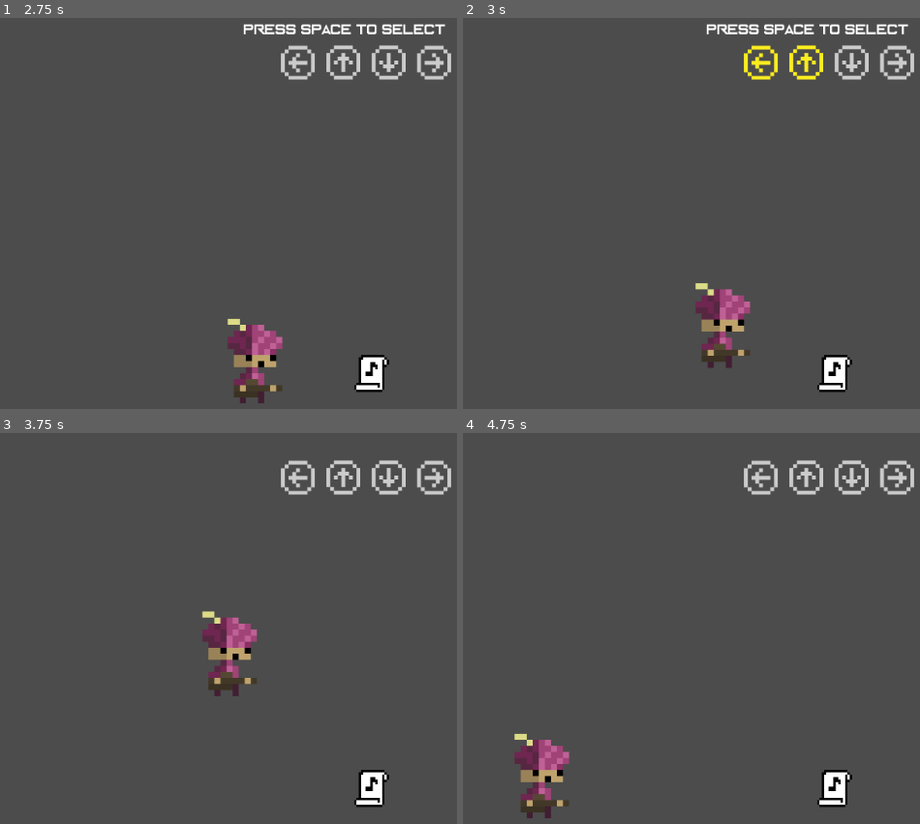
Above: before the commit, frames 1-4 (two rows, left to right).
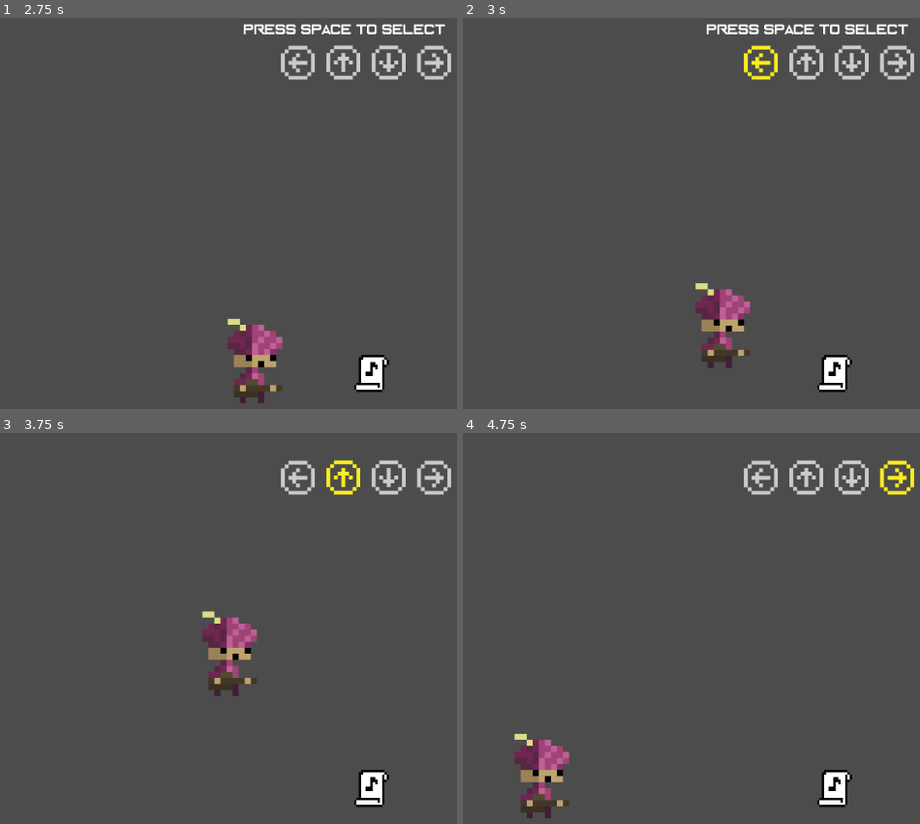
Above: after the commit, the same moments.

Repository: franciscapessanha/Lusitannia
Game: Godot game, scene res://World.tscn
Two runs of this game, one before a commit and one after it. Both use one fixed random seed, a clock stepped at 60 frames per second and the inputs below. Sound files missing from this copy of the repository are replaced by a short silence.
Inputs:
- Up to frame 1 (2.75 s): tap Enter at 0.5 s; hold Right (ui_right) 0.53-1.28 s; tap Space (ui_select) at 0.6, 0.77, 1.07, 1.35, 1.52, 1.82, 2, 2.1 s; hold Down (ui_down) 1.28-2.03 s; hold Right (ui_right) from 2.03 s (still down)
- Up to frame 2 (3 s): tap Space (ui_select) at 2.75, 2.85 s; release Right (ui_right) at 2.78 s; hold Up (ui_up) from 2.78 s (still down)
- Up to frame 3 (3.75 s): tap Space (ui_select) at 3.02, 3.32, 3.6 s; release Up (ui_up) at 3.53 s; hold Left (ui_left) from 3.53 s (still down)
- Up to frame 4 (4.75 s): keep holding Left (ui_left); tap Space (ui_select) at 3.77, 4.07, 4.35, 4.52 s

Frame 1 is identical in both runs. In frame 2, 0.3% of the frame differs, in the area x 71-79%, y 6-16%; in frame 3, 0.3%; in frame 4, 0.4%, in the area x 91-99%, y 6-16%.

Commit message:
Update mechanics (one sheet)

Diff:
--- a/Scripts/Bard.gd
+++ b/Scripts/Bard.gd
@@ -2,6 +2,8 @@
 
 var velocity = Vector2(0,0)
 var exploring = true
+var find_sheet = true
+
 func _ready():
 	get_parent().get_node("select").hide()
 	get_parent().get_node("escape").hide()
@@ -32,10 +34,17 @@
 	if exploring:
 		get_input()
 		var collision = move_and_slide(velocity)
-		get_sheet()
+		if find_sheet:
+			get_sheet()
 	else:
 		get_parent().get_node("escape").show()
 		if Input.is_action_just_pressed("ui_select"):
 			get_parent().get_node("Sheet").set_process(false)
 			exploring = true
 			get_parent().get_node("escape").hide()
+
+
+func set_exploring():
+	exploring = true
+	find_sheet = false
+	get_parent().get_node("escape").hide()
--- a/Scripts/Sheet.gd
+++ b/Scripts/Sheet.gd
@@ -9,52 +9,96 @@
 onready var note2 = get_node("note2")
 onready var note3 = get_node("note3")
 onready var note4 = get_node("note4")
-onready var note5 = get_node("note5")
-onready var note6 = get_node("note6")
 
 onready var seq_notes = [note1, note2, note3, note4]
 onready var seq_arrows = [left, up, down, right]
 onready var seq_len = [400, 400, 400, 400]
 
+onready var wrong = get_node("wrong")
+onready var collect = get_node("collect")
+var try = ""
+var truth = "LUDR"
+var mode = "all"
+
 func _ready():
 	set_process(false)
 func get_input():
 	if Input.is_action_just_pressed("ui_left"):
+		try = try + "L"
 		play_note1()
 	elif Input.is_action_just_pressed("ui_up"):
 		play_note2()
+		try = try + "U"
 	elif Input.is_action_just_pressed("ui_down"):
 		play_note3()
+		try = try + "D"
 	elif Input.is_action_just_pressed("ui_right"):
 		play_note4()
+		try = try + "R"
 
 func _process(delta):
 	get_input()
+	if try.length() == truth.length():
+		if try == truth:
+			get_parent().get_node("Bard").set_exploring()
+			collect.start()
+			set_process(false)
+		else:
+			try = ""
+			wrong.start()
 
 func play_song():
+	mode = "all"
+	set_process(false)
 	play_note1()
-	set_process(true)
 
 func play_note1():
 	seq_arrows[0].play("on")
 	seq_notes[0].play()
+
 func _on_note1_finished():
 	seq_arrows[0].play("off")
+	if mode == "all":
+		play_note2()
+		print("note1")
 
 func play_note2():
 	seq_arrows[1].play("on")
 	seq_notes[1].play()
+
 func _on_note2_finished():
 	seq_arrows[1].play("off")
+	if mode == "all":
+		play_note3()
+		print("note2")
 
 func play_note3():
 	seq_arrows[2].play("on")
 	seq_notes[2].play()
+
 func _on_note3_finished():
 	seq_arrows[2].play("off")
+	if mode == "all":
+		play_note4()
+		print("note3")
 
 func play_note4():
 	seq_arrows[3].play("on")
 	seq_notes[3].play()
+
 func _on_note4_finished():
 	seq_arrows[3].play("off")
+	if mode == "all":
+		set_process(true)
+		mode = "try"
+		print("note4")
+
+
+func _on_wrong_timeout():
+	play_song()
+	pass # replace with function body
+
+
+func _on_collect_timeout():
+	queue_free()
+	pass # replace with function body
--- a/World.tscn
+++ b/World.tscn
@@ -15,9 +15,8 @@
 [ext_resource path="res://Sound/seq_A/note2.wav" type="AudioStream" id=13]
 [ext_resource path="res://Sound/seq_A/note3.wav" type="AudioStream" id=14]
 [ext_resource path="res://Sound/seq_A/note4.wav" type="AudioStream" id=15]
-[ext_resource path="res://Sound/seq_A/note5.wav" type="AudioStream" id=16]
-[ext_resource path="res://Images/pauta.png" type="Texture" id=17]
-[ext_resource path="res://Fonts/Enter the Grid.ttf" type="DynamicFontData" id=18]
+[ext_resource path="res://Images/pauta.png" type="Texture" id=16]
+[ext_resource path="res://Fonts/Enter the Grid.ttf" type="DynamicFontData" id=17]
 
 [sub_resource type="SpriteFrames" id=1]
 
@@ -252,28 +251,16 @@
 bus = "Master"
 area_mask = 1
 
-[node name="note5" type="AudioStreamPlayer2D" parent="Sheet" index="4"]
-
-position = Vector2( -512.995, -482.85 )
-stream = ExtResource( 16 )
-volume_db = 0.0
-pitch_scale = 1.0
-autoplay = false
-max_distance = 2000.0
-attenuation = 1.0
-bus = "Master"
-area_mask = 1
-
-[node name="Sprite" type="Sprite" parent="Sheet" index="5"]
+[node name="Sprite" type="Sprite" parent="Sheet" index="4"]
 
 scale = Vector2( 0.307476, 0.307476 )
-texture = ExtResource( 17 )
-_sections_unfolded = [ "Transform" ]
-__meta__ = {
-"_edit_lock_": true
-}
-
-[node name="CollisionPolygon2D" type="CollisionPolygon2D" parent="Sheet" index="6"]
+texture = ExtResource( 16 )
+_sections_unfolded = [ "Transform" ]
+__meta__ = {
+"_edit_lock_": true
+}
+
+[node name="CollisionPolygon2D" type="CollisionPolygon2D" parent="Sheet" index="5"]
 
 position = Vector2( -379.147, -471.426 )
 build_mode = 0
@@ -282,6 +269,20 @@
 __meta__ = {
 "_edit_lock_": true
 }
+
+[node name="collect" type="Timer" parent="Sheet" index="6"]
+
+process_mode = 1
+wait_time = 0.6
+one_shot = false
+autostart = false
+
+[node name="wrong" type="Timer" parent="Sheet" index="7"]
+
+process_mode = 1
+wait_time = 1.0
+one_shot = true
+autostart = false
 
 [node name="select" type="Label" parent="." index="4"]
 
@@ -340,4 +341,6 @@
 
 [connection signal="finished" from="Sheet/note4" to="Sheet" method="_on_note4_finished"]
 
-[connection signal="finished" from="Sheet/note5" to="Sheet" method="_on_note5_finished"]
+[connection signal="timeout" from="Sheet/collect" to="Sheet" method="_on_collect_timeout"]
+
+[connection signal="timeout" from="Sheet/wrong" to="Sheet" method="_on_wrong_timeout"]
Not shown: 2 places in World.tscn that only renumber resources
